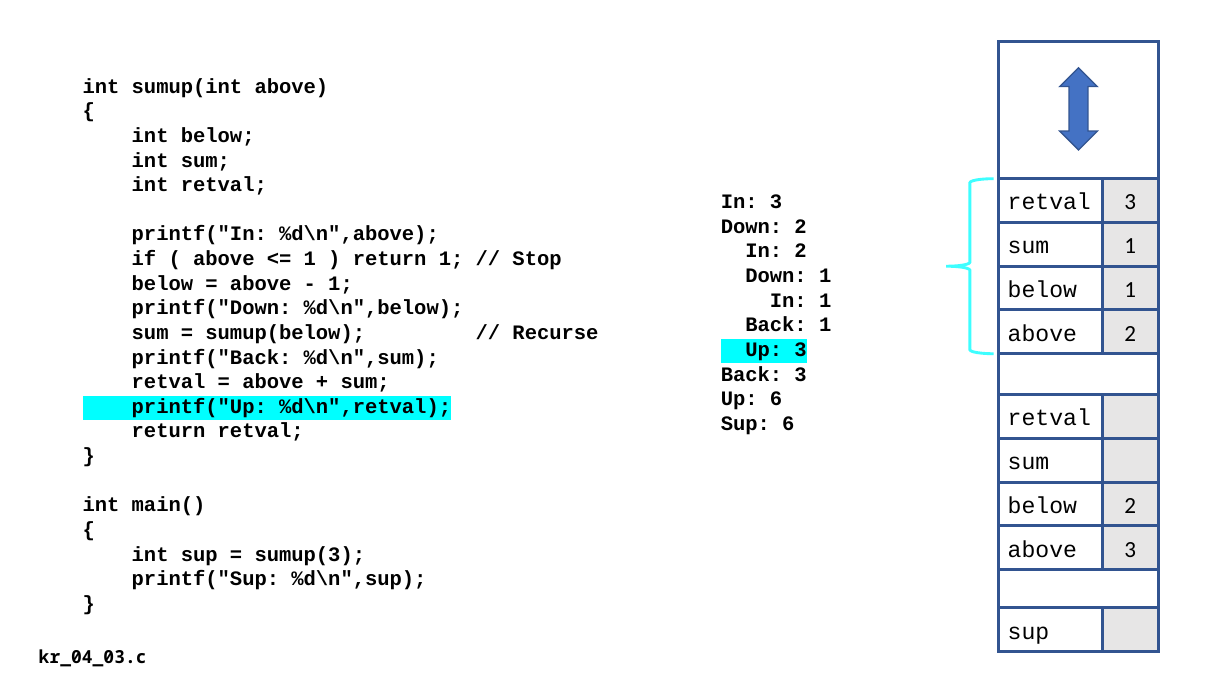
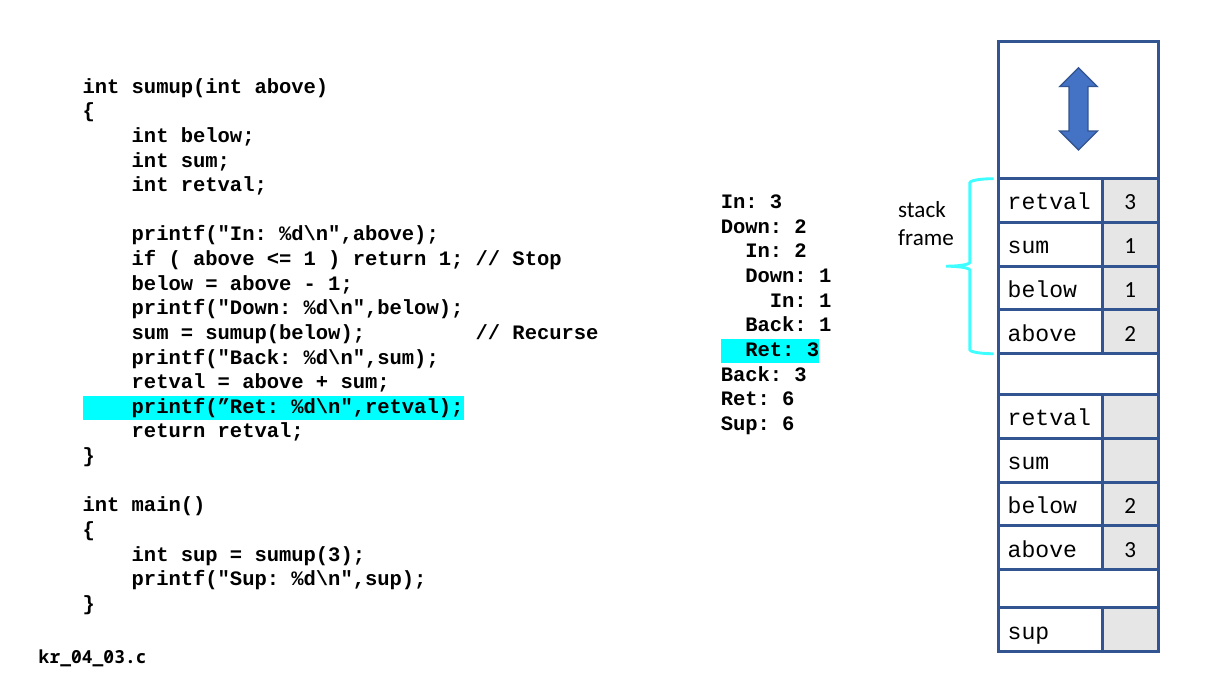
Before and after one commit to csev/cc4e, a slide deck: slide 14 of lectures/KR-4.pptx. Drawn at 1232x693 pixels with LibreOffice and Linux fonts; fonts in the diff are those of the drawing. Boxes give left, top, right and bottom in pixels: in the first picture for what was removed or moved away, otherwise in the second. Text is boxed around its words. In the diff, an @@ line names an element or a change of style, - is before the commit and + after.

```diff
--- a/lectures/KR-4.pptx
+++ b/lectures/KR-4.pptx
@@ text added at <box>898,201,954,245</box>, 18 pt, text #000000 @@
+stack
+frame
@@ text at <box>745,342,819,357</box>: text changed @@
-Up: 3
+Ret: 3
@@ text at <box>132,398,463,418</box>: text changed @@
-printf("Up: %d\n",retval);
+printf(”Ret: %d\n",retval);
@@ text at <box>721,391,794,406</box>: text changed @@
-Up: 6
+Ret: 6
```
Also in this commit, not shown: 1 other file.
